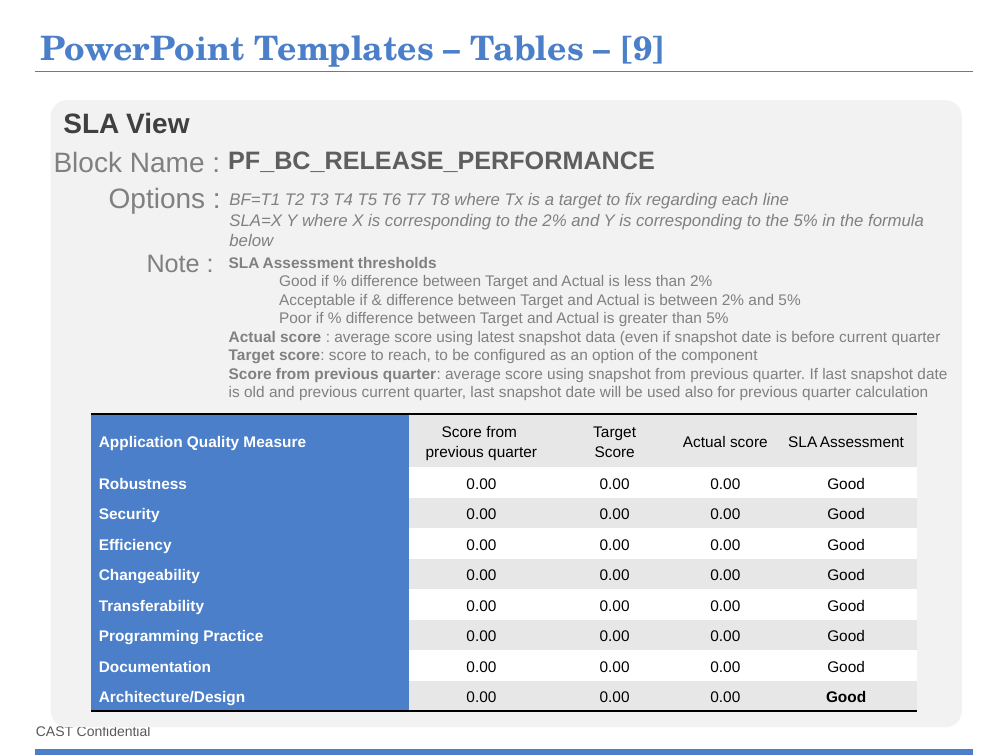
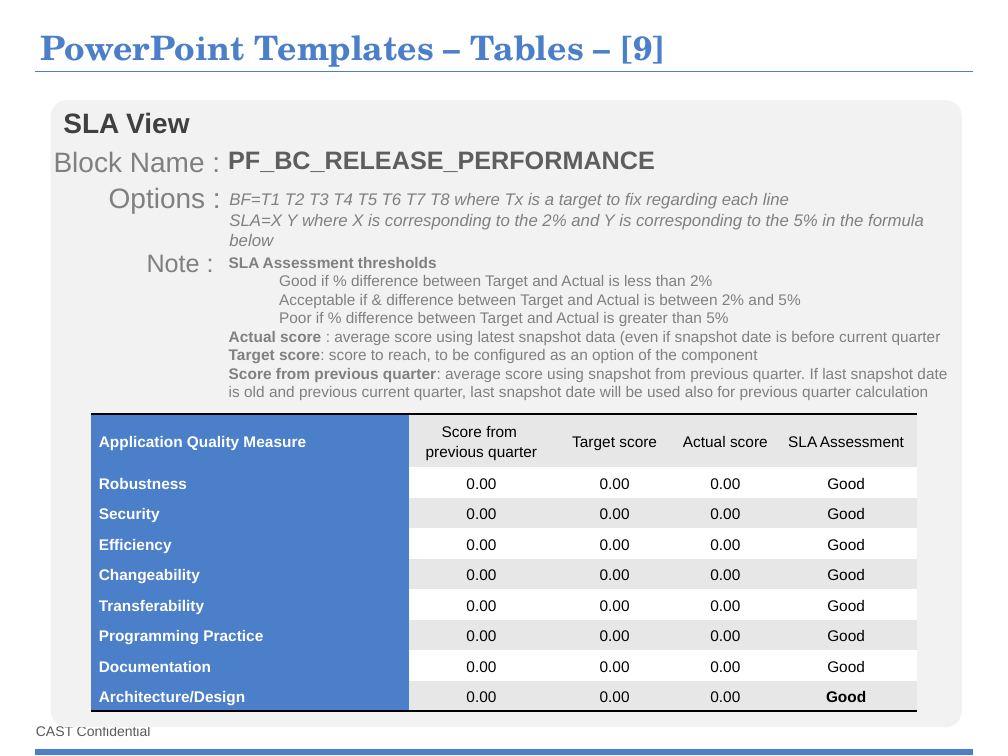
Before and after one commit to CAST-projects/ReportGenerator, a slide deck: slide 20 of CastReporting.Reporting/PortfolioTemplatesFiles/1- Portfolio-Powerpoint-components-library.pptx. Drawn at 1008x756 pixels with LibreOffice and Linux fonts; fonts in the diff are those of the drawing; background and template pictures are left out. Boxes give left, top, right and bottom in pixels: in the first picture for what was removed or moved away, otherwise in the second. Text is boxed around its words. In the diff, an @@ line names an element or a change of style, - is before the commit and + after.

Commit message:
REPORTGEN-39 : update portfolio templates
REPORTGEN-39 : update portfolio templates

```diff
--- a/CastReporting.Reporting/PortfolioTemplatesFiles/1- Portfolio-Powerpoint-components-library.pptx
+++ b/CastReporting.Reporting/PortfolioTemplatesFiles/1- Portfolio-Powerpoint-components-library.pptx
@@ table at bbox=[92, 414, 917, 712] @@
-row 1, column 3: Target / Score
+row 1, column 3: Target score
```
Also in this commit, not shown: 1 other slide changed, 1 other file.
